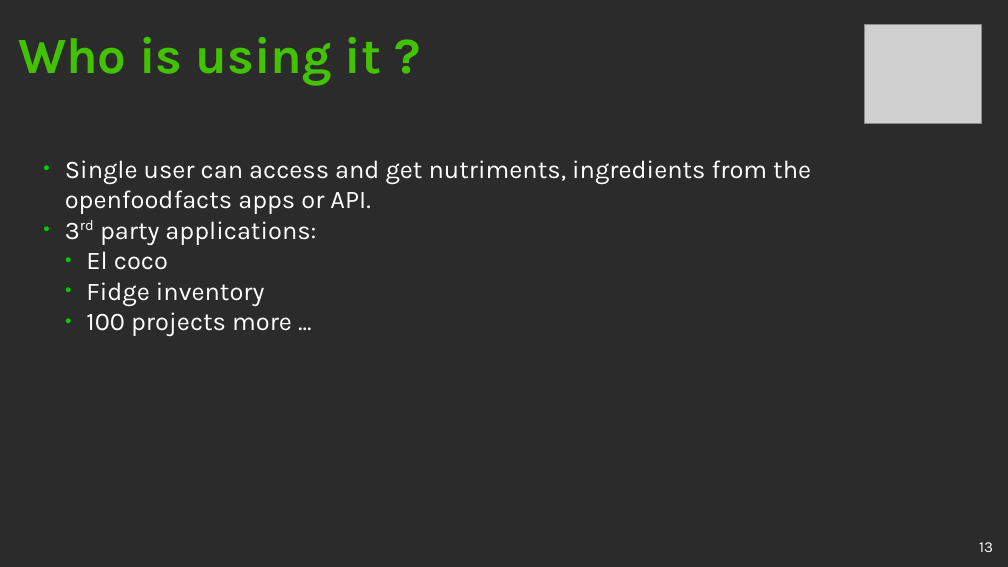
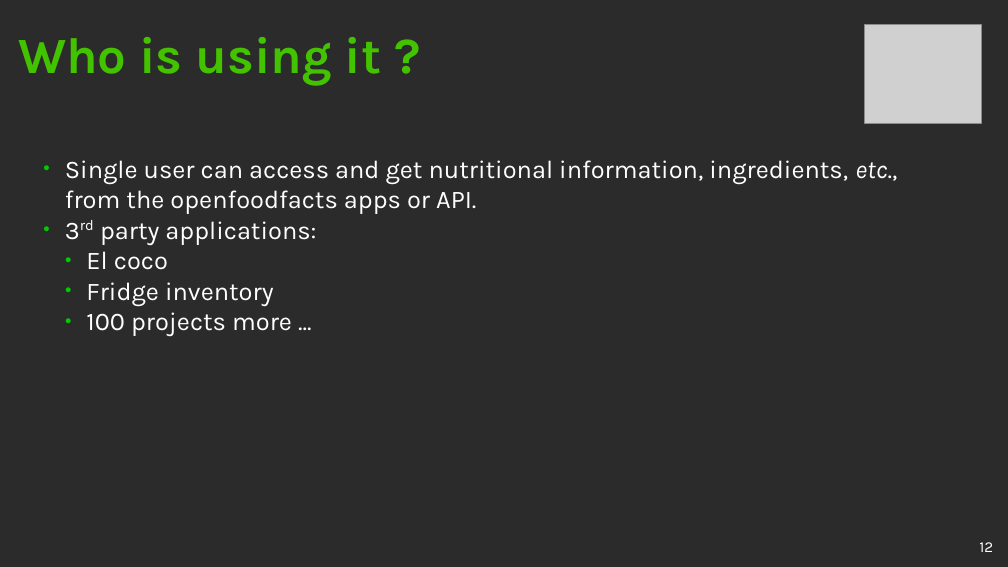
Before and after one commit to dabrain34/DabrainDocs, a slide deck: slide 12 of Presentation/OpenFoodFacts/openfoodfacts.odp (slide 13 before the commit). Drawn at 1008x567 pixels with LibreOffice and Linux fonts; fonts in the diff are those of the drawing; grey boxes stand for pictures; background and template pictures are left out; a plain dark background stands for a picture behind light text. Boxes give left, top, right and bottom in pixels: in the first picture for what was removed or moved away, otherwise in the second. Text is boxed around its words. In the diff, an @@ line names an element or a change of style, - is before the commit and + after.

```diff
--- a/Presentation/OpenFoodFacts/openfoodfacts.odp
+++ b/Presentation/OpenFoodFacts/openfoodfacts.odp
@@ text at (x1=65, y1=160, x2=897, y2=214): text changed @@
-● Single user can access and get nutriments, ingredients from the openfoodfacts apps or API.
+● Single user can access and get nutritional information, ingredients, etc., from the openfoodfacts apps or API.
@@ text at (x1=86, y1=282, x2=274, y2=306): text changed @@
-  ● Fidge inventory
+  ● Fridge inventory
@@ page number at (x1=979, y1=542, x2=993, y2=552): text changed @@
-13
+12
```
Also in this commit, not shown: 13 other slides changed, 3 slides added, 1 slide removed.
